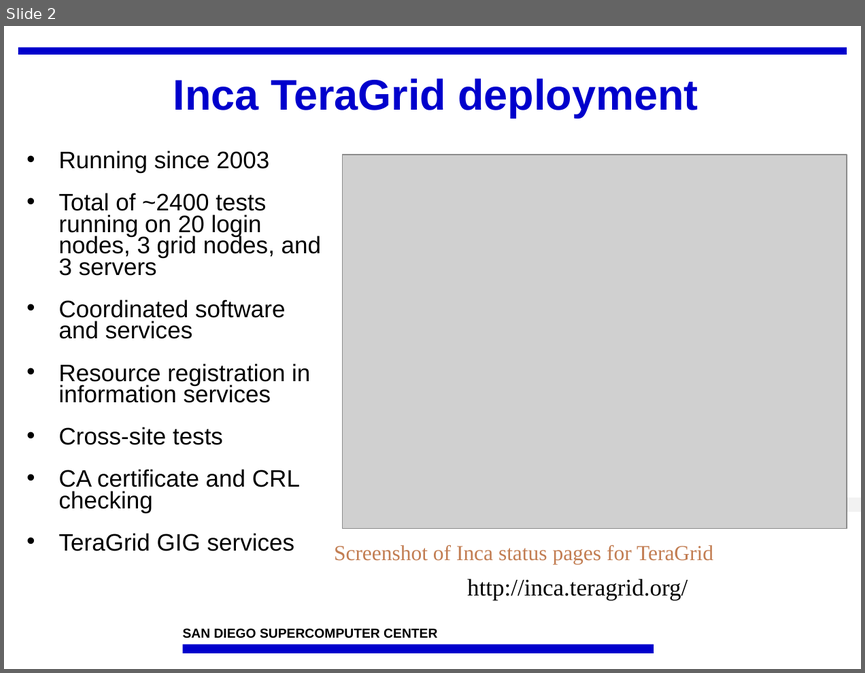
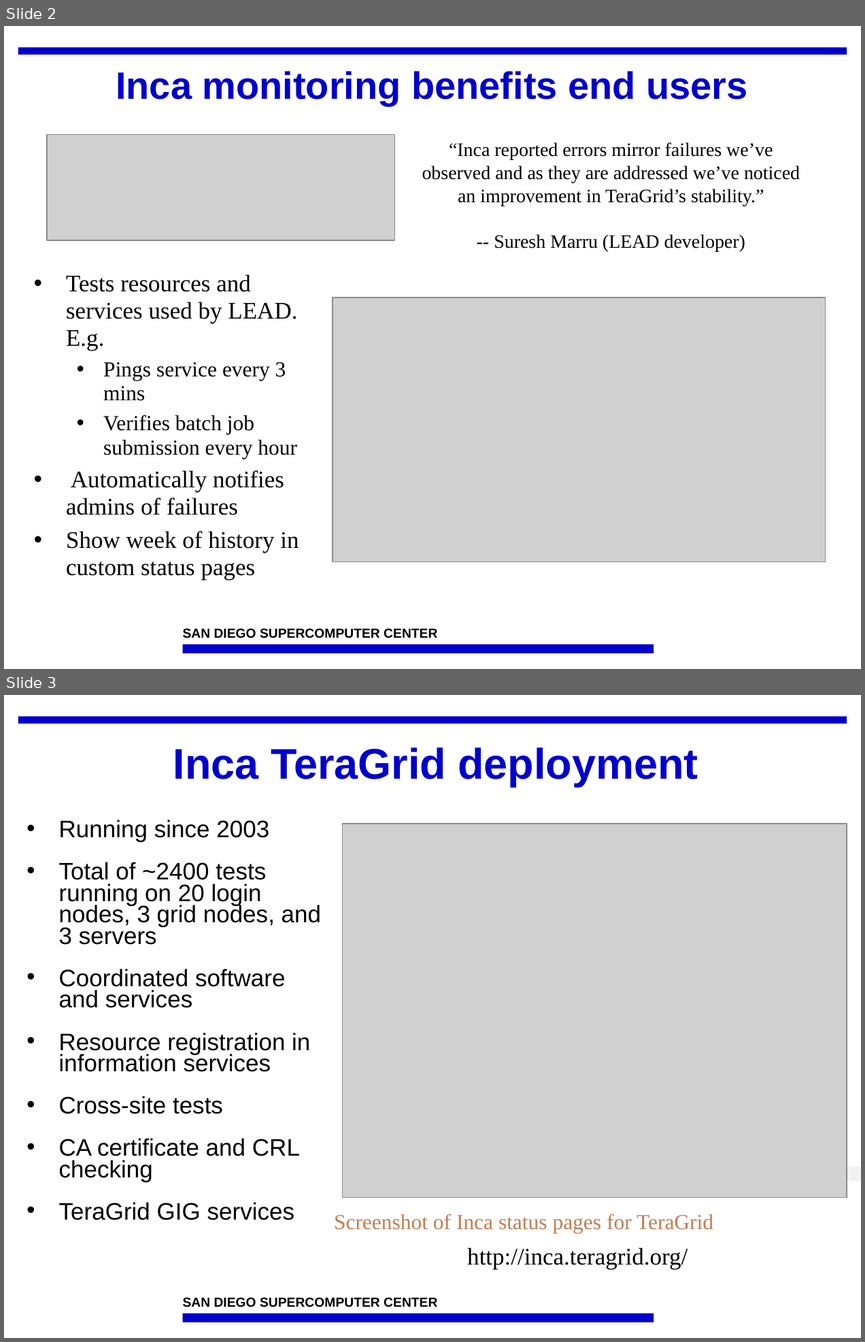
Before and after one commit to IncaProject/inca-xsede, a slide deck: talks/inca_mla09_forDave.ppt. Shown one above the other, each under a label of ours: slide 2 before the commit, slides 2 and 3 after it. The pictures are 865x673 and 865x1342 pixels, drawn with LibreOffice and Linux fonts; fonts in the diff are those of the drawing; grey boxes stand for pictures; background and template pictures are left out. Boxes give left, top, right and bottom in pixels: in the first picture for what was removed or moved away, otherwise in the second. Text is boxed around its words. In the diff, an @@ line names an element or a change of style, - is before the commit and + after.

```diff
--- a/talks/inca_mla09_forDave.ppt
+++ b/talks/inca_mla09_forDave.ppt
@@ slide 2 added at bbox=[4, 26, 861, 669], background #FFFFFF; not listed: 3 template elements that a slide beside it also shows @@
@@ title added at bbox=[116, 71, 747, 106], 32 pt, text #0000CC, bold @@
+Inca monitoring benefits end users
@@ picture added at bbox=[47, 135, 395, 240] @@
@@ text added at bbox=[422, 142, 800, 251], 16 pt, text #000000 @@
+“Inca reported errors mirror failures we’ve observed and as they are addressed we’ve noticed an improvement in TeraGrid’s stability.”
+-- Suresh Marru (LEAD developer)
@@ text added at bbox=[66, 274, 298, 580], 20 pt, text #000000 @@
+• Tests resources and services used by LEAD. E.g.
+  • Pings service every 3 mins
+  • Verifies batch job submission every hour
+• Automatically notifies admins of failures
+• Show week of history in custom status pages
@@ picture added at bbox=[332, 297, 825, 562] @@
@@ what was slide 2 is now slide 3 @@
```
Also in this commit, not shown: 1 slide changed.
